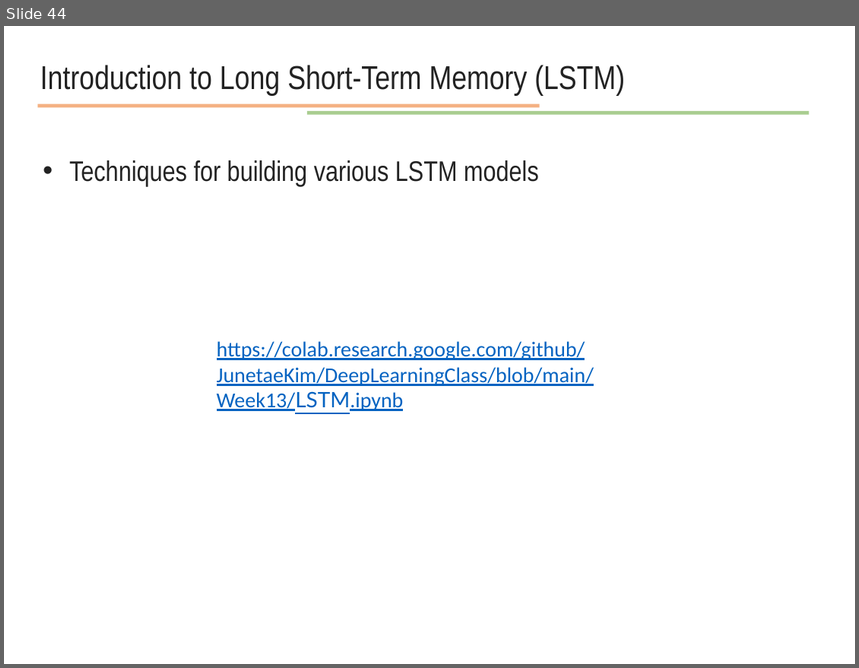
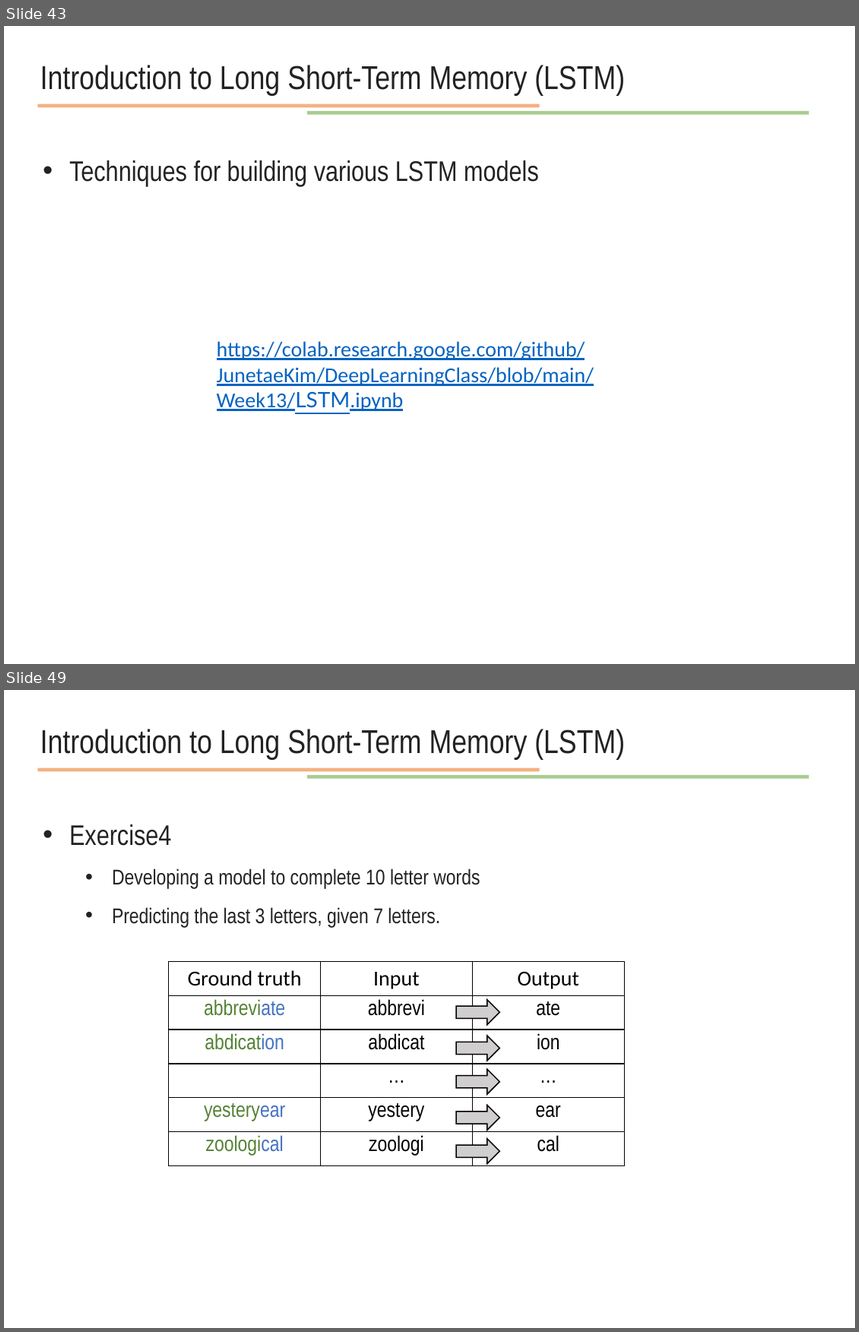
Before and after one commit to JunetaeKim/DeepLearningClass, a slide deck: Week13/week13 time series and sequential data.pptx. Shown one above the other, each under a label of ours: slide 44 before the commit, slides 43 and 49 after it; the slides between them are not shown. The pictures are 859x668 and 859x1332 pixels, drawn with LibreOffice and Linux fonts; fonts in the diff are those of the drawing. Boxes give left, top, right and bottom in pixels: in the first picture for what was removed or moved away, otherwise in the second. Text is boxed around its words. In the diff, an @@ line names an element or a change of style, - is before the commit and + after.

```diff
--- a/Week13/week13 time series and sequential data.pptx
+++ b/Week13/week13 time series and sequential data.pptx
@@ slide 49 added at <box>4,690,855,1328</box>, background #FFFFFF @@
@@ text added at <box>40,729,625,760</box>, 28 pt, text #222222 @@
+Introduction to Long Short-Term Memory (LSTM)
@@ line added from (38, 770) to (539, 770), #ED7D31 3 pt @@
@@ line added from (307, 777) to (810, 777), #70AD47 3 pt @@
@@ text added at <box>69,825,480,928</box>, 18 pt, text #222222 @@
+• Exercise4
+  • Developing a model to complete 10 letter words
+  • Predicting the last 3 letters, given 7 letters.
@@ table added at <box>169,961,623,1166</box>, 6 rows, 3 columns @@
+Ground truth | Input | Output
+abbreviate | abbrevi | ate
+abdication | abdicat | ion
+ | … | …
+yesteryear | yestery | ear
+zoological | zoologi | cal
@@ right arrow added at <box>456,1000,500,1024</box>, fill #D0CECE, outline #000000 1 pt @@
@@ right arrow added at <box>456,1036,500,1060</box>, fill #D0CECE, outline #000000 1 pt @@
@@ right arrow added at <box>456,1070,500,1094</box>, fill #D0CECE, outline #000000 1 pt @@
@@ right arrow added at <box>456,1106,500,1130</box>, fill #D0CECE, outline #000000 1 pt @@
@@ right arrow added at <box>456,1139,500,1164</box>, fill #D0CECE, outline #000000 1 pt @@
@@ what was slide 44 is now slide 43 @@
```
Also in this commit, not shown: 6 other slides added, 2 slides removed, 3 other files.
